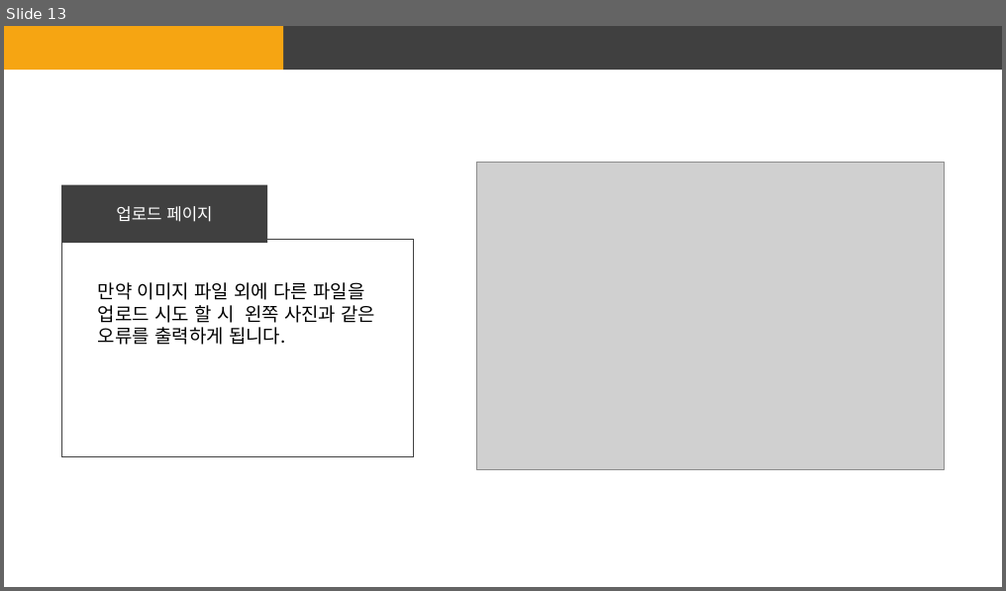
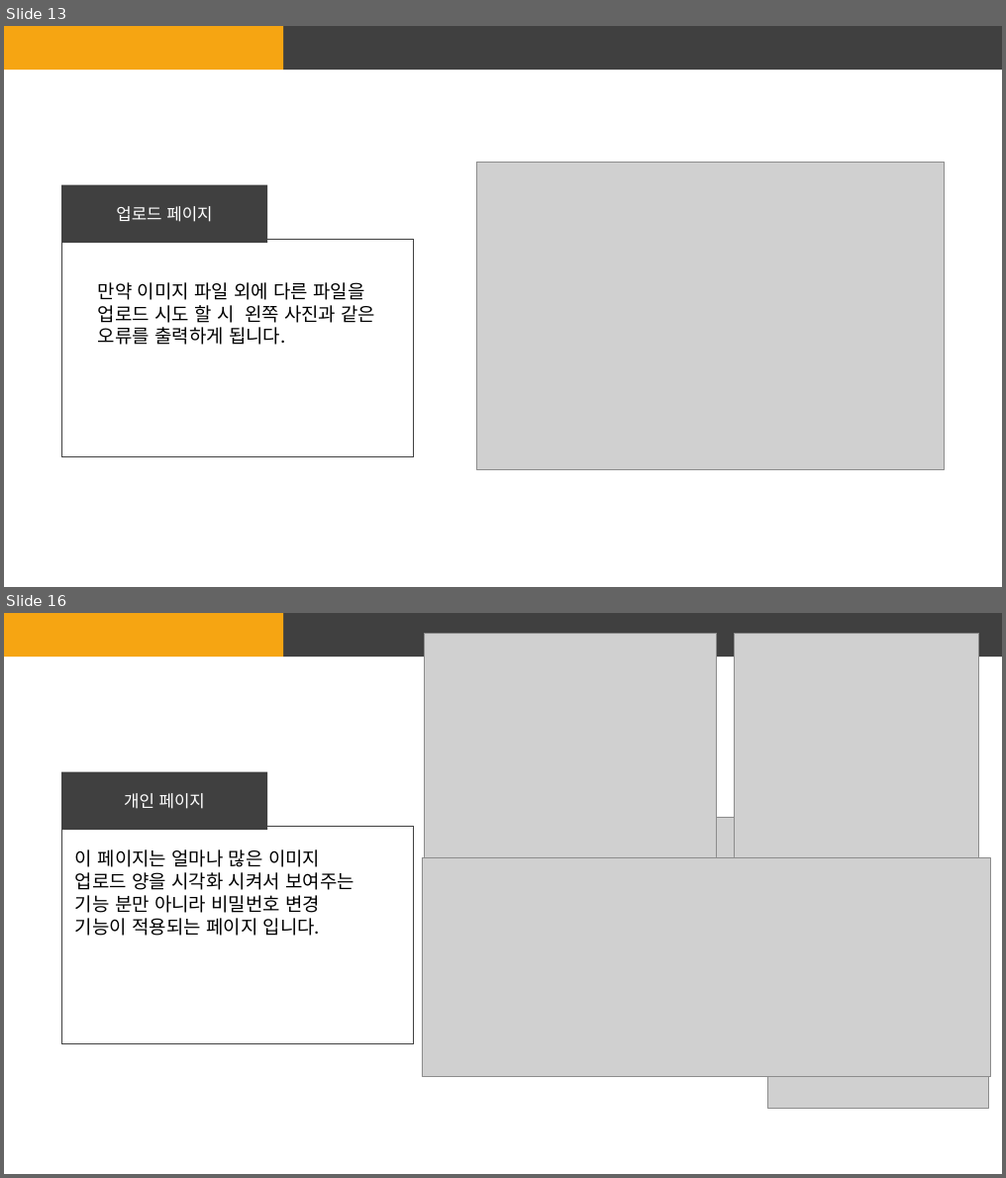
Before and after one commit to GhostSec322/React_Gallery, a slide deck: 4조 웹프레임워크 프로젝트 기획서.pptx. Shown one above the other, each under a label of ours: slide 13 before the commit, slides 13 and 16 after it; the slides between them are not shown. The pictures are 1006x591 and 1006x1178 pixels, drawn with LibreOffice and Linux fonts; fonts in the diff are those of the drawing; grey boxes stand for pictures. Boxes give left, top, right and bottom in pixels: in the first picture for what was removed or moved away, otherwise in the second. Text is boxed around its words. In the diff, an @@ line names an element or a change of style, - is before the commit and + after.

```diff
--- a/4조 웹프레임워크 프로젝트 기획서.pptx
+++ b/4조 웹프레임워크 프로젝트 기획서.pptx
@@ slide 16 added at (4, 613, 1002, 1174), background #FFFFFF; not listed: 2 template elements that a slide beside it also shows @@
@@ picture added at (424, 633, 717, 894) @@
@@ picture added at (735, 633, 979, 886) @@
@@ rectangle added at (61, 771, 267, 830), fill #404040, 16 pt, text #FFFFFF @@
+개인 페이지
@@ picture added at (596, 817, 816, 989) @@
@@ rectangle added at (61, 827, 414, 1045), outline #404040 1 pt @@
@@ text added at (75, 850, 354, 936), 18 pt, text #000000 @@
+이 페이지는 얼마나 많은 이미지 업로드 양을 시각화 시켜서 보여주는 기능 분만 아니라 비밀번호 변경 기능이 적용되는 페이지 입니다.
@@ picture added at (422, 858, 991, 1077) @@
@@ picture added at (768, 936, 988, 1109) @@
```
Also in this commit, not shown: 4 slides changed, 2 other slides added, 1 other file.
